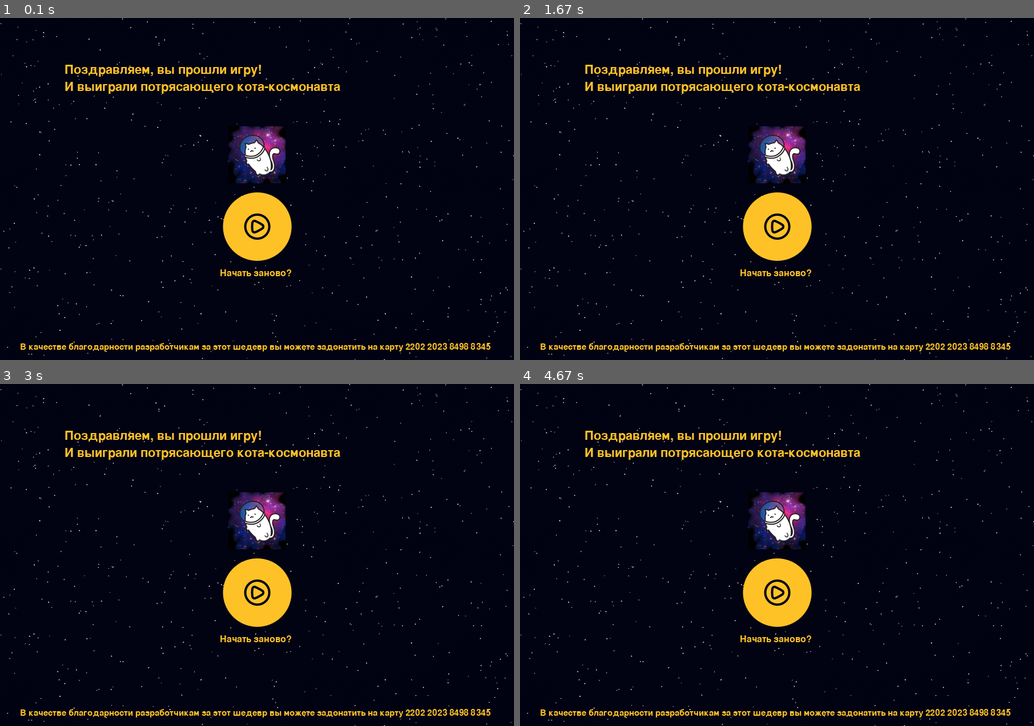
Above: before the commit, frames 1-4 (two rows, left to right).
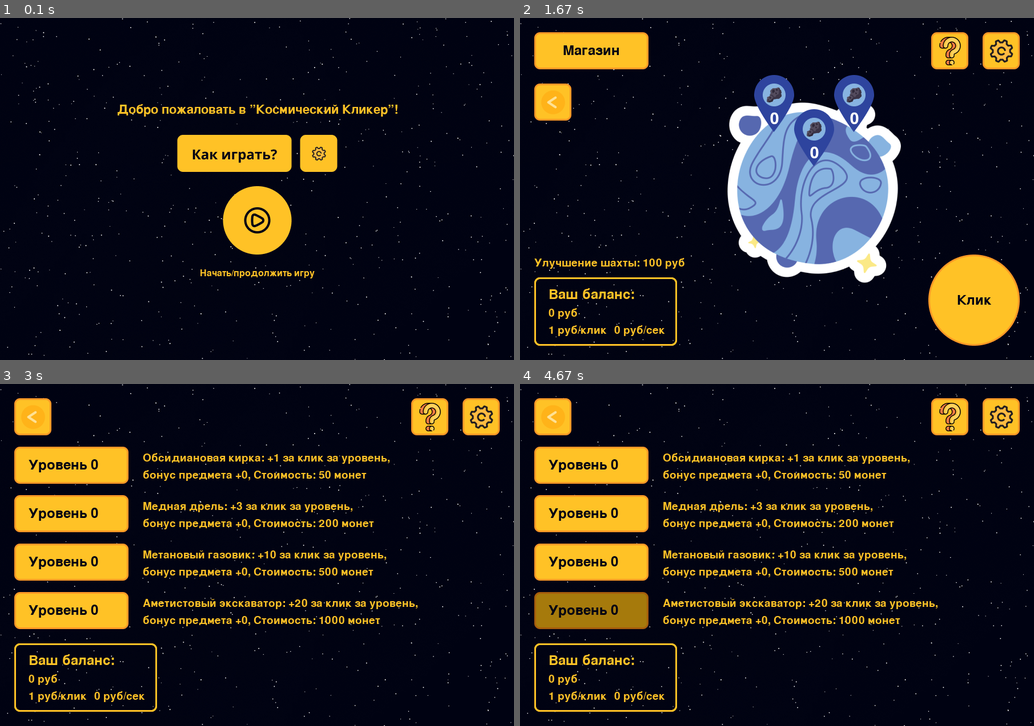
Above: after the commit, the same moments.

Repository: impanikaa/pygameProject
Game: pygame game, started from main.py
Same seed, same stepped clock (60 frames per second), same inputs: the game is played once before the commit and once after it.
Inputs (mouse positions are in pixels of both pictures, inside the frame that each line leads up to):
- Up to frame 1 (0.1 s): no input
- Up to frame 2 (1.67 s): click (777, 189) at 0.38 s; click (1003, 52) at 0.72 s; click (864, 233) at 1.05 s, where only the run after the commit has a clickable "Закрыть настройки"; click (838, 219) at 1.38 s
- Up to frame 3 (3 s): click (71, 418) at 1.72 s, where only the run after the commit has a clickable "Магазин"; click (71, 466) at 2.05 s, where only the run after the commit has a clickable "Уровень 0"; click (241, 496) at 2.38 s
- Up to frame 4 (4.67 s): click (581, 479) at 3.22 s; click (936, 548) at 3.55 s; click (617, 510) at 3.88 s; click (627, 490) at 4.22 s; click (633, 592) at 4.55 s

The runs differ from the first frame. In frame 1, 7.4% of the frame differs, in the area x 4-96%, y 13-98%; in frame 2, 27%, in the area x 2-98%, y 4-98%; in frame 3, 21%; in frame 4, 21%.

Commit message:
нет багов (100%)

Diff:
--- a/main.py
+++ b/main.py
@@ -22,6 +22,14 @@
         conn.commit()
         conn.close()
         print("Player data cleared.")
+        game_state.set_money(0)
+        game_state.set_increment(0)
+        game_state.set_increment_click(1)
+        planet_1.restart()
+        planet_2.restart()
+        planet_3.restart()
+        planet_4.restart()
+        shop_menu.restart()
     except Exception as e:
         print(f"Error clearing player data: {e}")
 
@@ -37,6 +45,16 @@
 
     pygame.quit()
     sys.exit()
+
+
+def start_game():
+    player_db = PlayerDatabase()
+    player_id = 1
+    money = 0
+    increment = 0
+    increment_click = 1
+    player_db.save_player_data(player_id, money, increment, increment_click)
+    print(money, increment, increment_click)
 
 
 # Класс для хранения данных игрока и работы с базой данных
@@ -821,9 +839,6 @@
             rect = pygame.Rect(self.point_positions[i][0], self.point_positions[i][1], 200, 65)
             self.rects.append(rect)
 
-        # self.back_button_rect = pygame.Rect(25, 25, 65, 65)
-        # self.exit_button = Button(30, 20, 200, 50, vivid_orange, "Назад", "Вернуться назад")
-
         self.shop_button_rect = pygame.Rect(25, 110, 200, 65)
         self.shop_button_icon = pygame.image.load("data/button_0.png")
         self.dark_shop_button_icon = pygame.image.load("data/button_1.png")
@@ -831,6 +846,10 @@
         global font3, font5
         self.font3 = font3
         self.font5 = font5
+
+    def restart(self):
+        for i in range(4):
+            self.shop.items[i].level = 0
 
     def purchase_item(self, item_index):
         self.shop.purchase_item(item_index)
@@ -974,6 +993,9 @@
             rect = pygame.Rect(self.point_positions[i][0], self.point_positions[i][1], 70, 100)
             self.rects.append(rect)
 
+    def restart(self):
+        self.point_levels = [0, 0, 0]
+
     def handle_events(self, events):
         for event in events:
             if event.type == pygame.MOUSEBUTTONDOWN:
@@ -1097,6 +1119,7 @@
 planet_4 = PlanetScreenState(4, current_state)
 planets = [planet_1, planet_2, planet_3, planet_4]
 
+start_game()
 running = True
 p, t = game_state, game_state
 
@@ -1107,7 +1130,7 @@
         if event.type == pygame.QUIT:
             running = False
 
-    if game_state.get_money() >= 10:
+    if game_state.get_money() >= 200:
         current_state = final
 
     # Обработка событий и переключение сцен
Binary file removed: player_data.db
